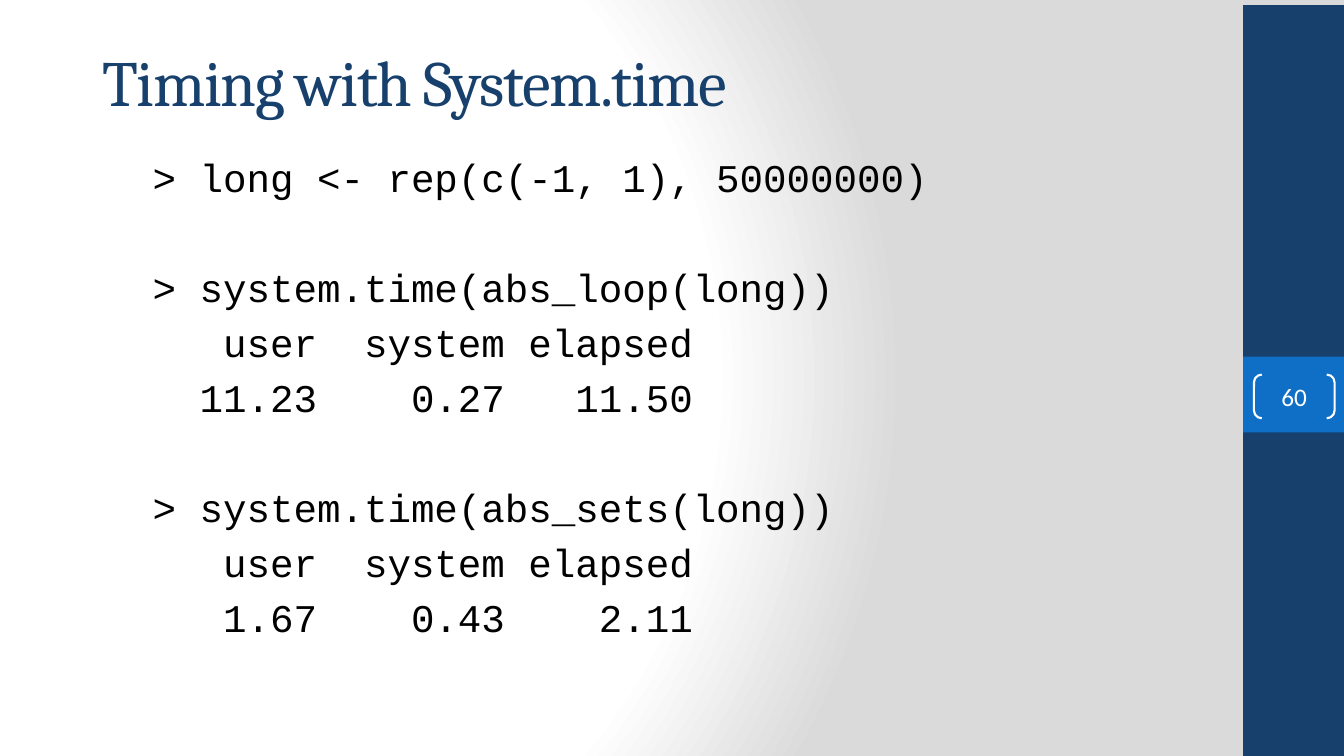
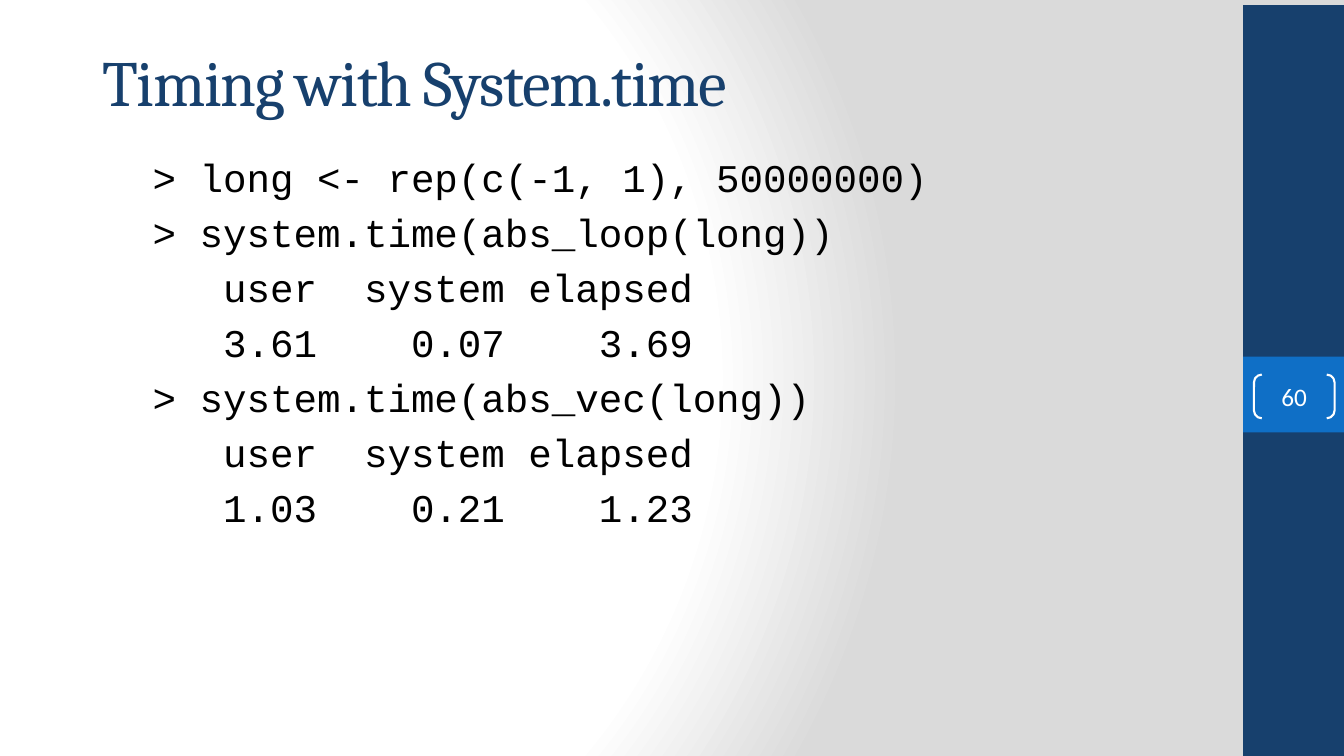
Before and after one commit to FSCJ-COP2073C/cop2073c-FullContent, a slide deck: slide 60 of slides/COP2073C-Module6.pptx. Drawn at 1344x756 pixels with LibreOffice and Linux fonts; fonts in the diff are those of the drawing; background and template pictures are left out. Boxes give left, top, right and bottom in pixels: in the first picture for what was removed or moved away, otherwise in the second. Text is boxed around its words. In the diff, an @@ line names an element or a change of style, - is before the commit and + after.

```diff
--- a/slides/COP2073C-Module6.pptx
+++ b/slides/COP2073C-Module6.pptx
@@ text at box(200, 330, 811, 421): text changed @@
-11.23 0.27 11.50
-> system.time(abs_sets(long))
+3.61 0.07 3.69
+> system.time(abs_vec(long))
@@ text at box(223, 495, 693, 523): text changed @@
-1.67 0.43 2.11
+1.03 0.21 1.23
```
Also in this commit, not shown: 7 other slides changed, 8 other files.
